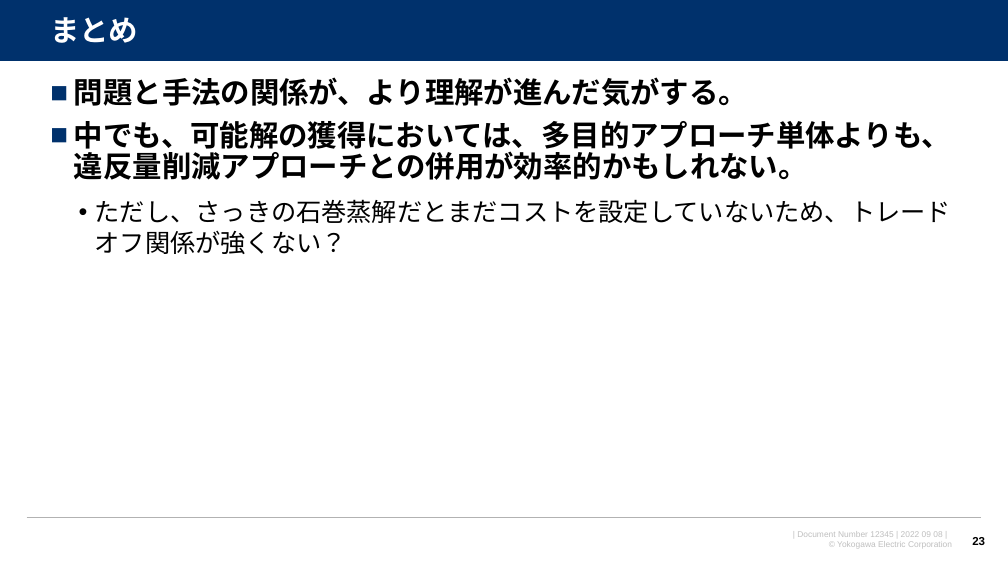
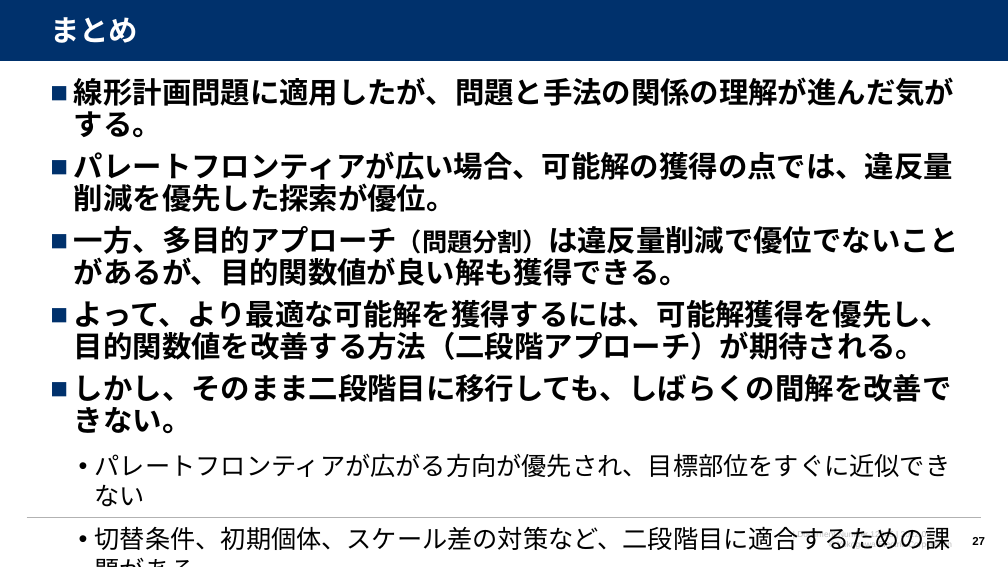
Before and after one commit to watarukumagai-git/opt, a slide deck: slide 27 of opt/220915_スケジューリング問題の検証_rev.0.pptx (slide 23 before the commit). Drawn at 1008x567 pixels with LibreOffice and Linux fonts; fonts in the diff are those of the drawing; background and template pictures are left out. Boxes give left, top, right and bottom in pixels: in the first picture for what was removed or moved away, otherwise in the second. Text is boxed around its words. In the diff, an @@ line names an element or a change of style, - is before the commit and + after.

```diff
--- a/opt/220915_スケジューリング問題の検証_rev.0.pptx
+++ b/opt/220915_スケジューリング問題の検証_rev.0.pptx
@@ text at (x1=74, y1=77, x2=959, y2=550): text changed @@
-■ 問題と手法の関係が、より理解が進んだ気がする。
-■ 中でも、可能解の獲得においては、多目的アプローチ単体よりも、違反量削減アプローチとの併用が効率的かもしれない。
-  • ただし、さっきの石巻蒸解だとまだコストを設定していないため、トレードオフ関係が強くない？
+■ 線形計画問題に適用したが、問題と手法の関係の理解が進んだ気がする。
+■ パレートフロンティアが広い場合、可能解の獲得の点では、違反量削減を優先した探索が優位。
+■ 一方、多目的アプローチ（問題分割）は違反量削減で優位でないことがあるが、目的関数値が良い解も獲得できる。
+■ よって、より最適な可能解を獲得するには、可能解獲得を優先し、目的関数値を改善する方法（二段階アプローチ）が期待される。
+■ しかし、そのまま二段階目に移行しても、しばらくの間解を改善できない。
+  • パレートフロンティアが広がる方向が優先され、目標部位をすぐに近似できない
+  • 切替条件、初期個体、スケール差の対策など、二段階目に適合するための課題がある
@@ page number at (x1=972, y1=537, x2=985, y2=545): text changed @@
-23
+27
```
Also in this commit, not shown: 15 other slides changed, 4 slides added.
